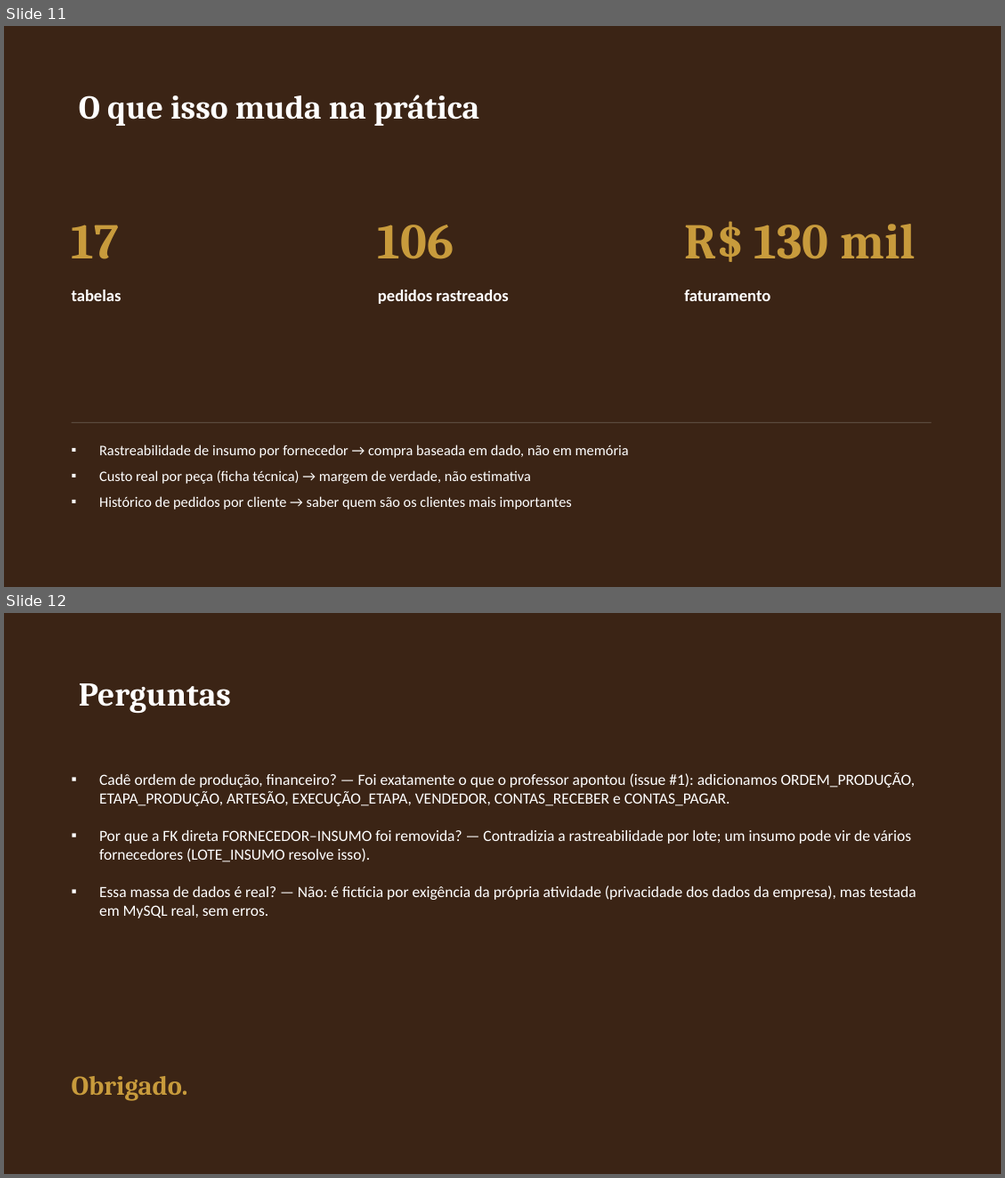
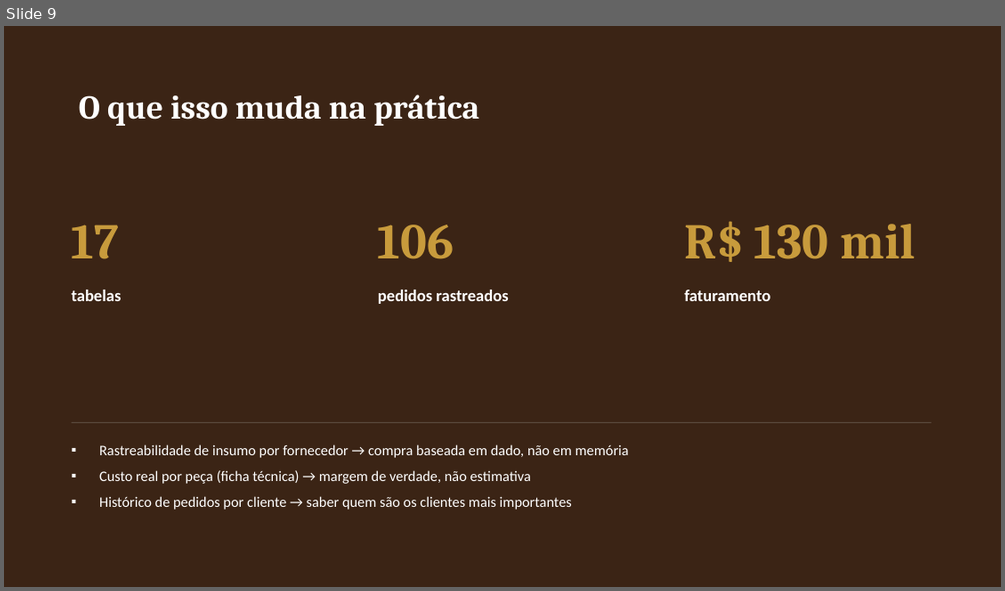
Before and after one commit to matheusmontagner8/Modelagem-de-Dados, a slide deck: Entrega2/apresentacao.pptx. Shown one above the other, each under a label of ours: slides 11 and 12 before the commit, slide 9 after it. The pictures are 1005x1178 and 1005x591 pixels, drawn with LibreOffice and Linux fonts; fonts in the diff are those of the drawing. Boxes give left, top, right and bottom in pixels: in the first picture for what was removed or moved away, otherwise in the second. Text is boxed around its words. In the diff, an @@ line names an element or a change of style, - is before the commit and + after.

```diff
--- a/Entrega2/apresentacao.pptx
+++ b/Entrega2/apresentacao.pptx
@@ slide 12 removed at box(4, 613, 1001, 1174), background #3B2415 @@
@@ title removed at box(79, 683, 231, 714) @@
-Perguntas
@@ text removed at box(99, 772, 916, 918) @@
-▪ Cadê ordem de produção, financeiro? — Foi exatamente o que o professor apontou (issue #1): adicionamos ORDEM_PRODUÇÃO, ETAPA_PRODUÇÃO, ARTESÃO, EXECUÇÃO_ETAPA, VENDEDOR, CONTAS_RECEBER e CONTAS_PAGAR.
-▪ Por que a FK direta FORNECEDOR–INSUMO foi removida? — Contradizia a rastreabilidade por lote; um insumo pode vir de vários fornecedores (LOTE_INSUMO resolve isso).
-▪ Essa massa de dados é real? — Não: é fictícia por exigência da própria atividade (privacidade dos dados da empresa), mas testada em MySQL real, sem erros.
@@ text removed at box(72, 1076, 188, 1100) @@
-Obrigado.
@@ what was slide 11 is now slide 9 @@
```
Also in this commit, not shown: 1 slide added, 2 other slides removed.
